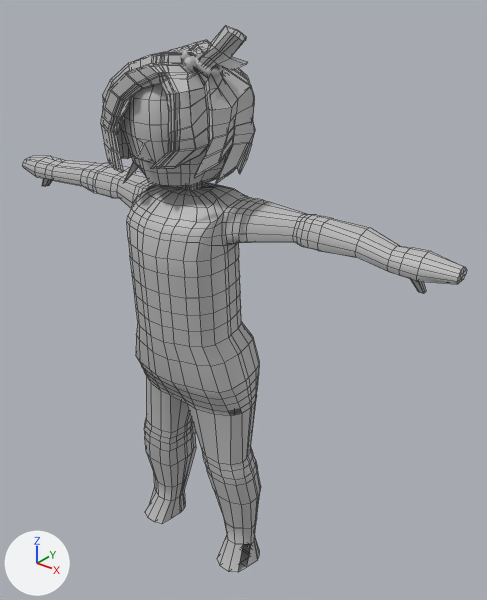
Renders of the FBX model Assets/_ANIMATIONS/Player/REM.fbx from each side of a commit.
Camera for both pictures: a camera (50 mm lens) standing at (0.847, -0.877, 1.782) and looking at (0.046, 0.124, 1.161). Arrows for +X, +Y and +Z are at lower left; the lights stay in place. Mesh edges are drawn as thin lines on the coarser meshes. Where no turn or scale is listed for an object, it has been applied to the vertices.

In view in the first picture: 'Hair', 'REM'.
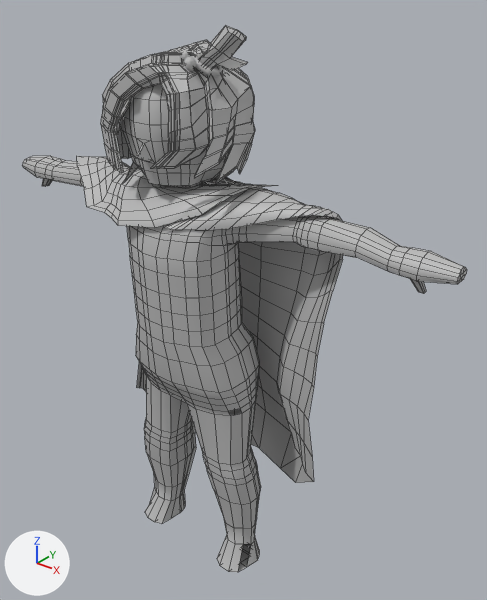
Scene script edits in JSON lines:
```json
{"op": "add", "block": "me_mesh_005", "code": ["me_mesh_005 = bpy.data.meshes.new('Mesh.005')", "me_mesh_005.from_pydata(...)  # 473 vertices, 434 faces; spans x -0.332..0.312, y -0.361..-0.02, z -0.449..0.319", "me_mesh_005.materials.append(mat_lambert2)  # grey #bcbcbc"]}
{"op": "add", "block": "ob_rem_blanket_blanket", "code": ["ob_rem_blanket_blanket = bpy.data.objects.new('REM_blanket:Blanket', me_mesh_005)", "ob_rem_blanket_blanket.location = (0.001, 0.266, 1.126)"]}
```

Location of each change, (x1, y1, x2, y2) in pixels of the pictures (487 x 600 px):
```json
{"object": "REM_blanket:Blanket", "change": "added", "after": [77, 156, 343, 483]}
```
